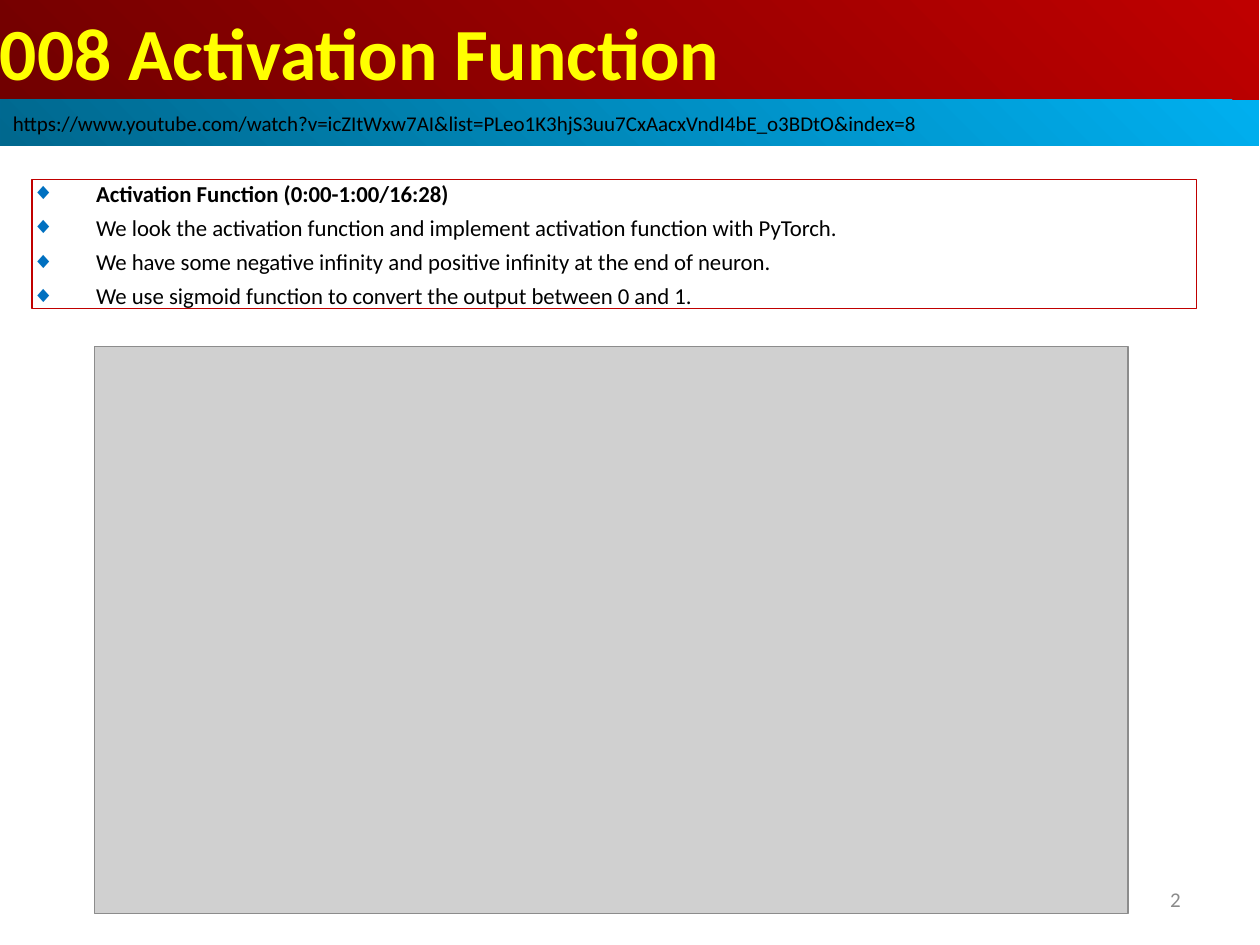
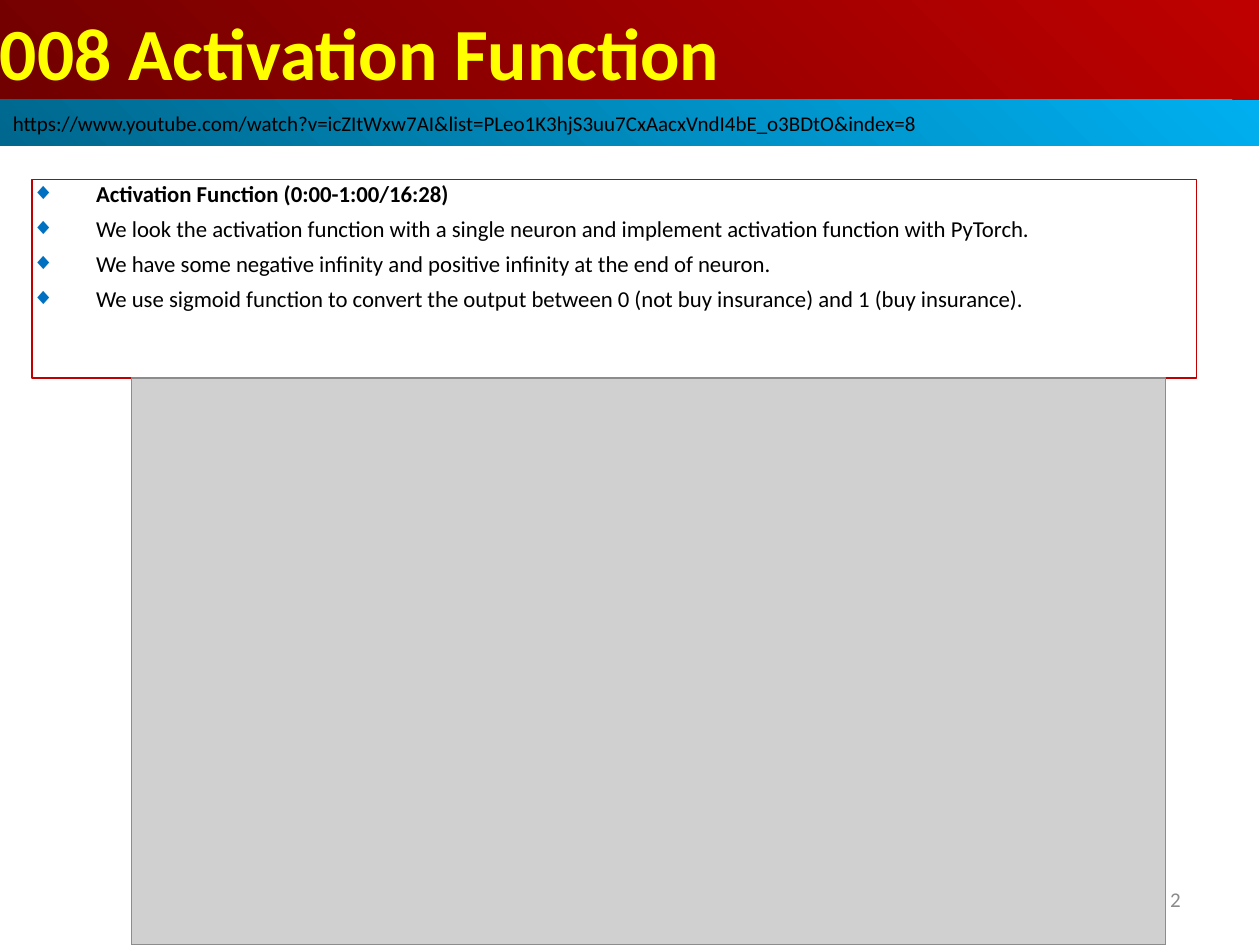
Before and after one commit to peterhchen/AIU_CS512_DL, a slide deck: slide 2 of 000_Lecture_Project/week02/01_Lecture/08_Act_Func.ppt. Drawn at 1260x945 pixels with LibreOffice and Linux fonts; fonts in the diff are those of the drawing; grey boxes stand for pictures. Boxes give left, top, right and bottom in pixels: in the first picture for what was removed or moved away, otherwise in the second. Text is boxed around its words. In the diff, an @@ line names an element or a change of style, - is before the commit and + after.

```diff
--- a/000_Lecture_Project/week02/01_Lecture/08_Act_Func.ppt
+++ b/000_Lecture_Project/week02/01_Lecture/08_Act_Func.ppt
@@ rectangle "Activation Function (0:00-1:00/16:28)": place and size @@
-rectangle "Activation Function (0:00-1:00/16:28)" at (32, 179, 1196, 309)
+rectangle "Activation Function (0:00-1:00/16:28)" at (32, 179, 1196, 378)
@@ text in rectangle at (96, 221, 1029, 241): text changed @@
-◆ We look the activation function and implement activation function with PyTorch.
+◆ We look the activation function with a single neuron and implement activation function with PyTorch.
@@ text in rectangle at (96, 290, 1023, 311): text changed @@
-◆ We use sigmoid function to convert the output between 0 and 1.
+◆ We use sigmoid function to convert the output between 0 (not buy insurance) and 1 (buy insurance).
@@ picture: place and size @@
-picture at (94, 346, 1128, 914)
+picture at (132, 378, 1166, 945)
```
Also in this commit, not shown: 15 other slides changed, 2 slides added, 1 other file.
